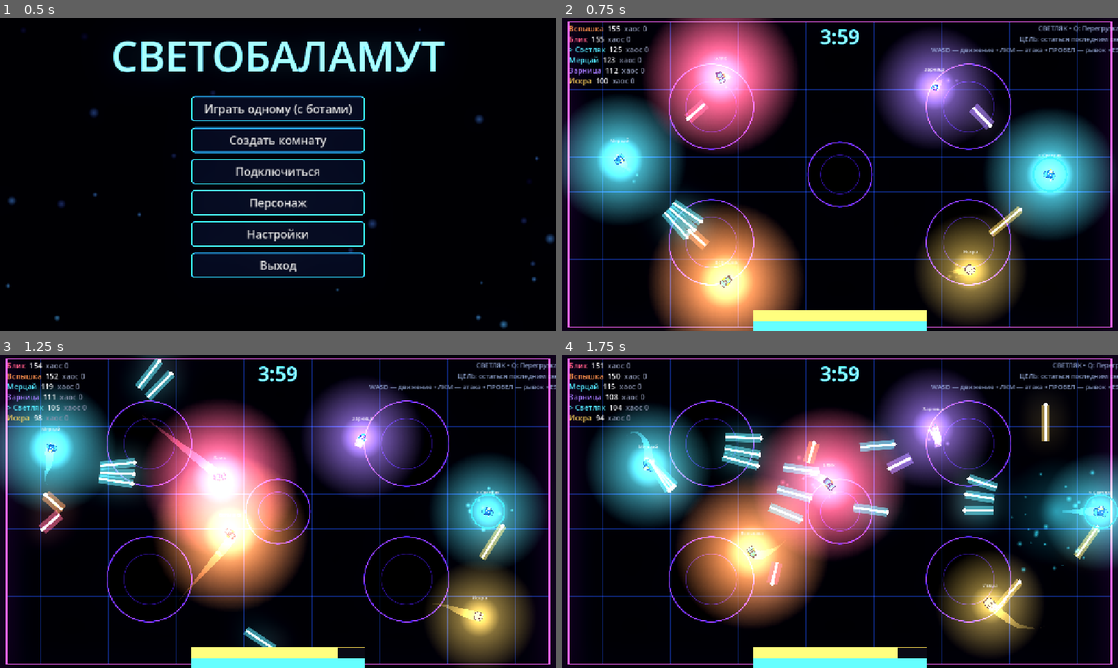
Above: before the commit, frames 1-4 (two rows, left to right).
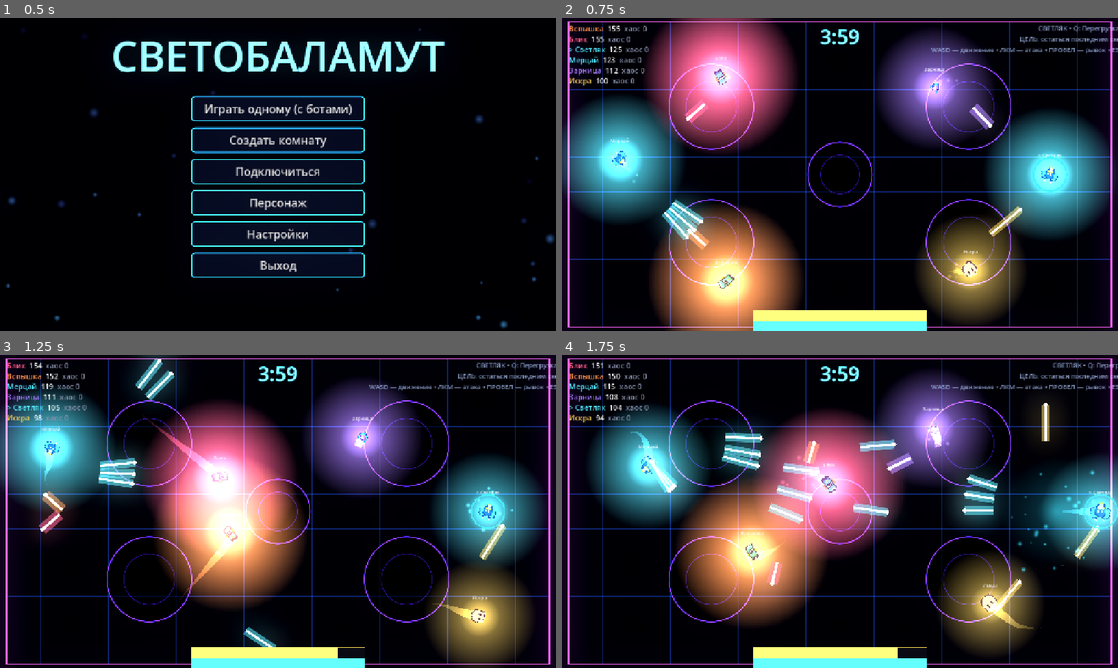
Above: after the commit, the same moments.

Repository: DvoreZZKy/svetobalamut
Game: Godot game, scene res://scenes/menu.tscn
The game is run twice, just before and just after one commit, with the same random seed, the same clock (stepped at 60 frames per second) and the same inputs.
Inputs (mouse positions are in pixels of both pictures, inside the frame that each line leads up to):
- Up to frame 1 (0.5 s): no input
- Up to frame 2 (0.75 s): click "Играть одному (с ботами)" at 0.5 s
- Up to frame 3 (1.25 s): no input
- Up to frame 4 (1.75 s): tap Enter (restart) at 1.25 s; move the mouse to (962, 495) at 1.27 s; hold D (right) from 1.28 s (still down); tap Q (ability) at 1.35 s; click (962, 495) at 1.42 s

Frame 1 is identical in both runs. In frame 2, 0.4% of the frame differs, in the area x 9-90%, y 16-87%; in frame 3, 0.3%; in frame 4, 0.4%, in the area x 14-99%, y 21-83%.

Commit message:
Scale pixel-art characters to gameplay size

Diff:
--- a/scripts/arena.gd
+++ b/scripts/arena.gd
@@ -438,7 +438,7 @@
 		spr.rotation = pv.rot
 		pv.kick = maxf(0.0, pv.kick - dt * 7.0)
 		var pulse := 1.0 + 0.07 * sin(t * 11.0 + id)
-		spr.scale = Vector2.ONE * (0.42 + 0.32 * lf) * pulse * (1.0 + pv.kick * 0.35)
+		spr.scale = Vector2.ONE * (0.92 + 0.18 * lf) * pulse * (1.0 + pv.kick * 0.35)
 		halo.scale = Vector2.ONE * (0.9 + 1.8 * lf)
 		if shadow:
 			spr.modulate = Color(0.6, 0.25, 1.3, 0.7)
